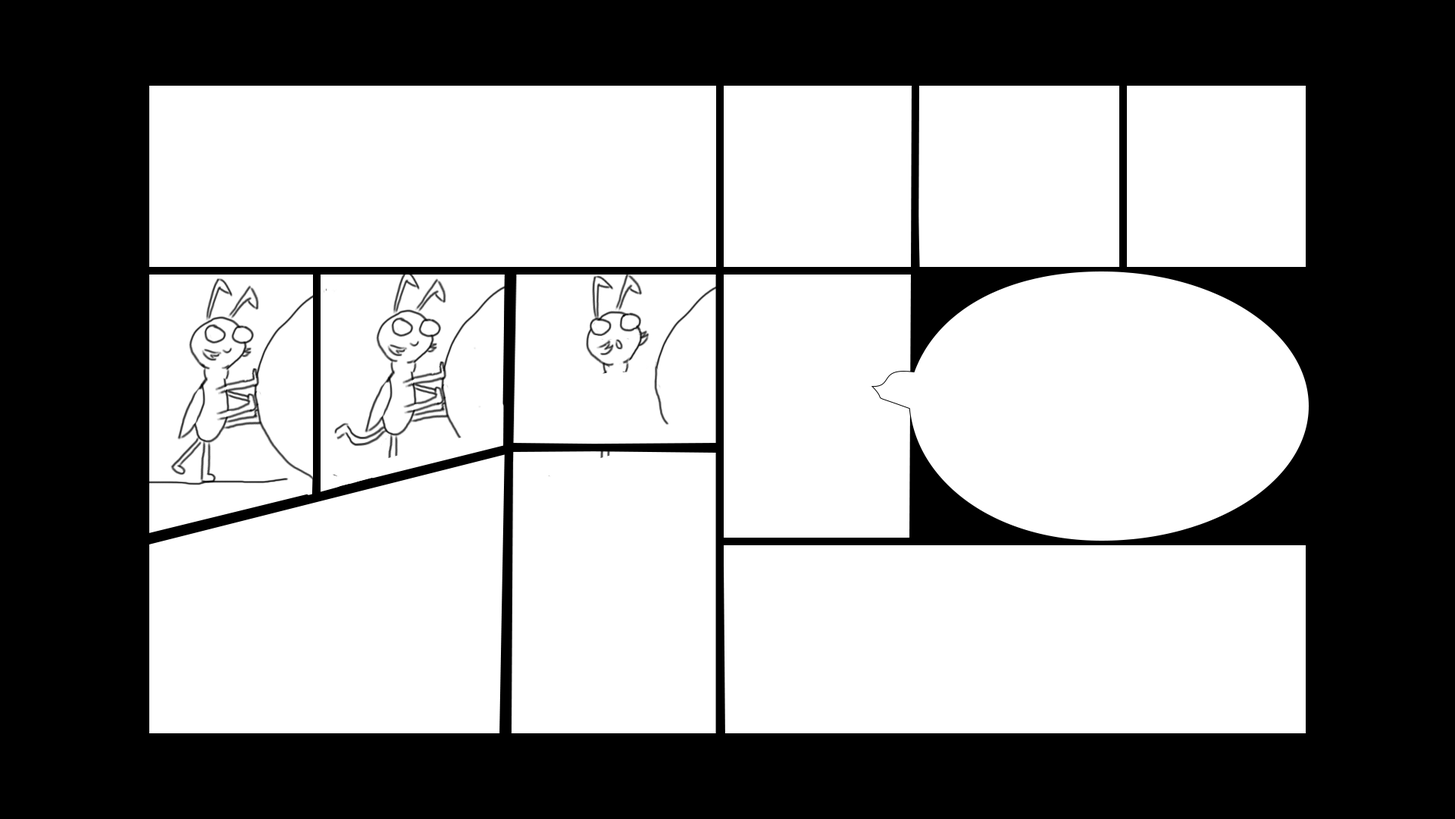
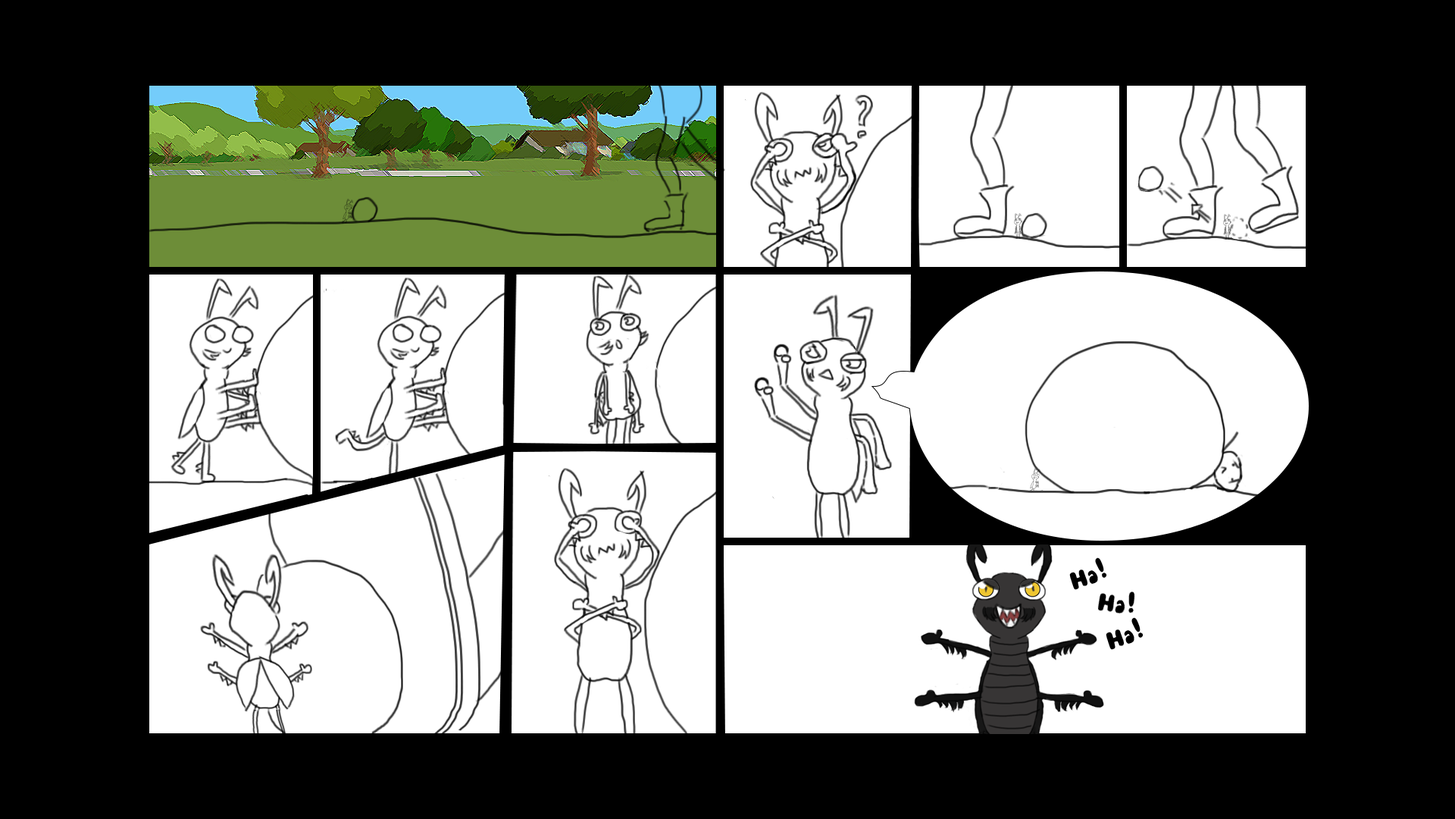
Two versions of the same layered image (1455x819). Layer-by-layer changes:
renamed "Layer 8" to "lines", painted on it over (149, 85, 1307, 734)
removed layer "Layer 7" over (171, 274, 683, 486)
added layer "bg" above "black" over (149, 85, 727, 267)
